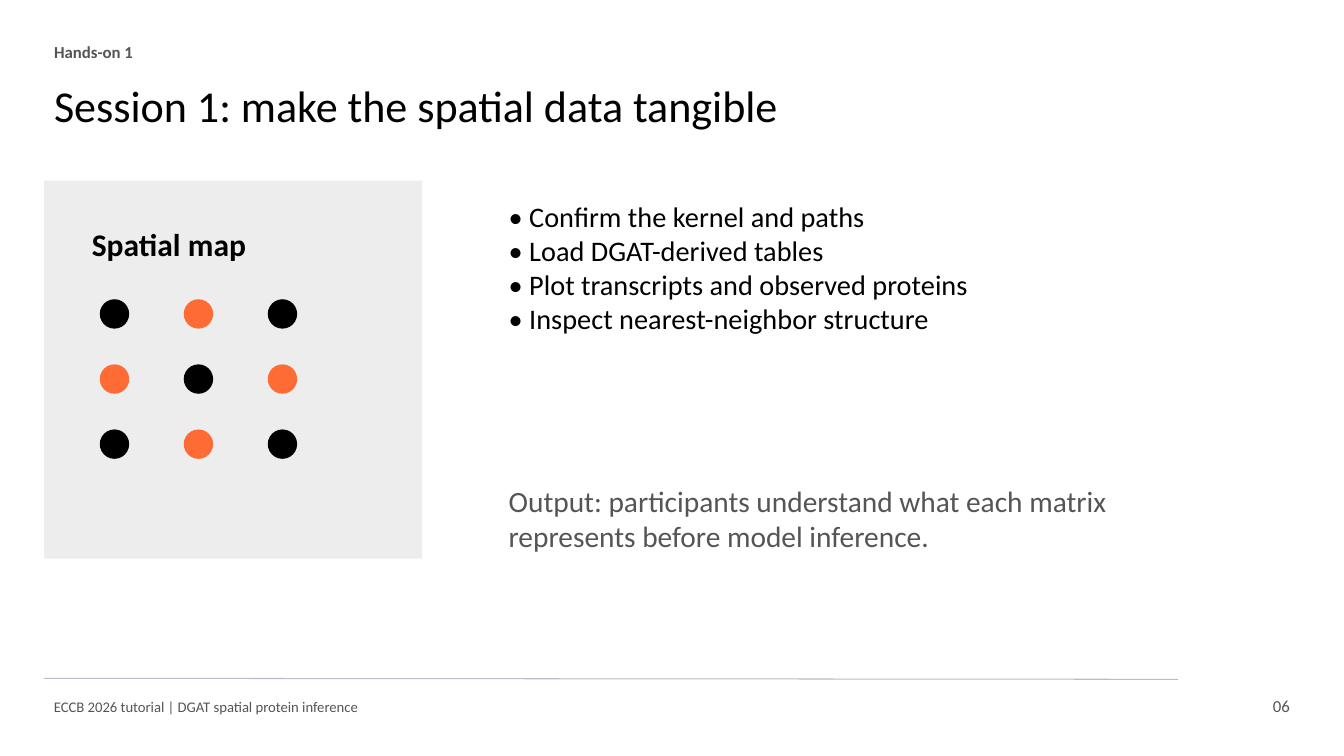
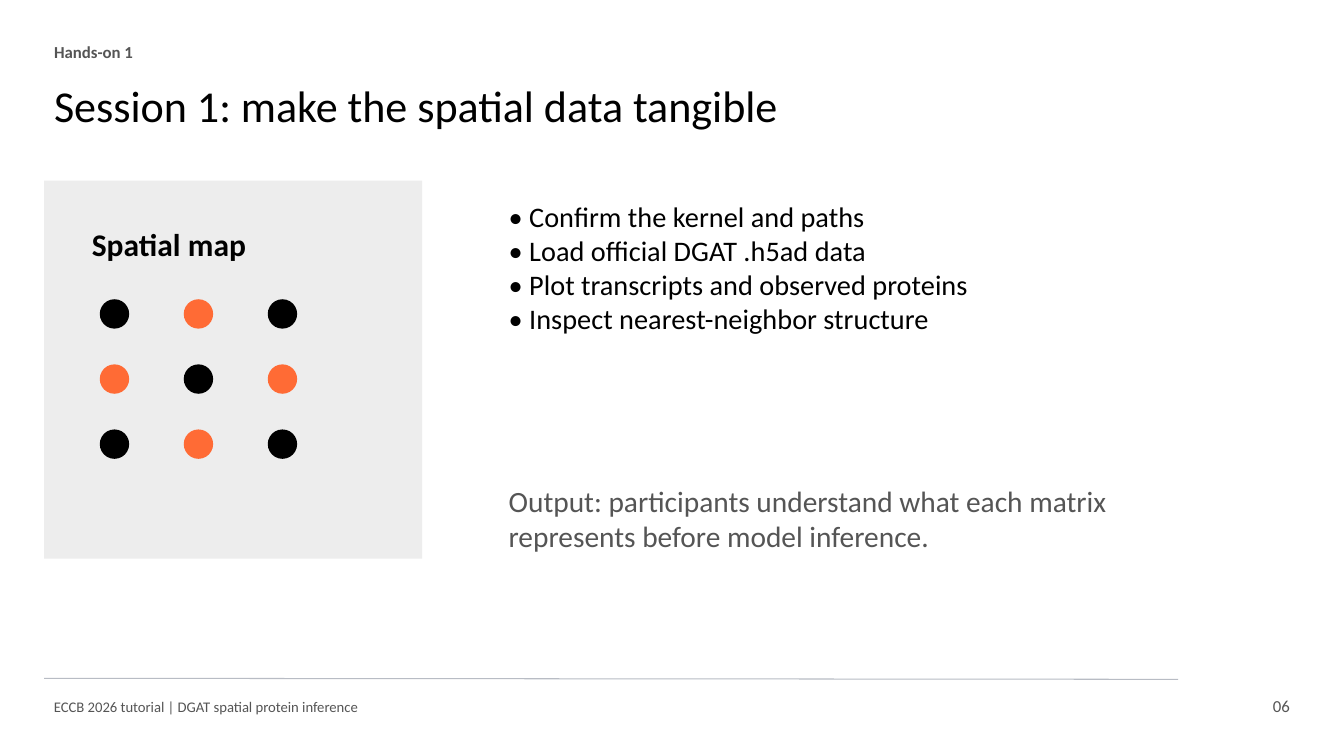
Before and after one commit to osmanbeyoglulab/ECCB-2026-Tutorial, a slide deck: slide 6 of outputs/eccb_2026_dgat_tutorial_slides.pptx. Drawn at 1344x756 pixels with LibreOffice and Linux fonts; fonts in the diff are those of the drawing. Boxes give left, top, right and bottom in pixels: in the first picture for what was removed or moved away, otherwise in the second. Text is boxed around its words. In the diff, an @@ line names an element or a change of style, - is before the commit and + after.

Commit message:
Address tutorial setup and DGAT evaluation feedback

```diff
--- a/outputs/eccb_2026_dgat_tutorial_slides.pptx
+++ b/outputs/eccb_2026_dgat_tutorial_slides.pptx
@@ text at <box>529,241,866,262</box>: text changed @@
-• Load DGAT-derived tables
+• Load official DGAT .h5ad data
```
Also in this commit, not shown: 7 other slides changed, 18 other files.
